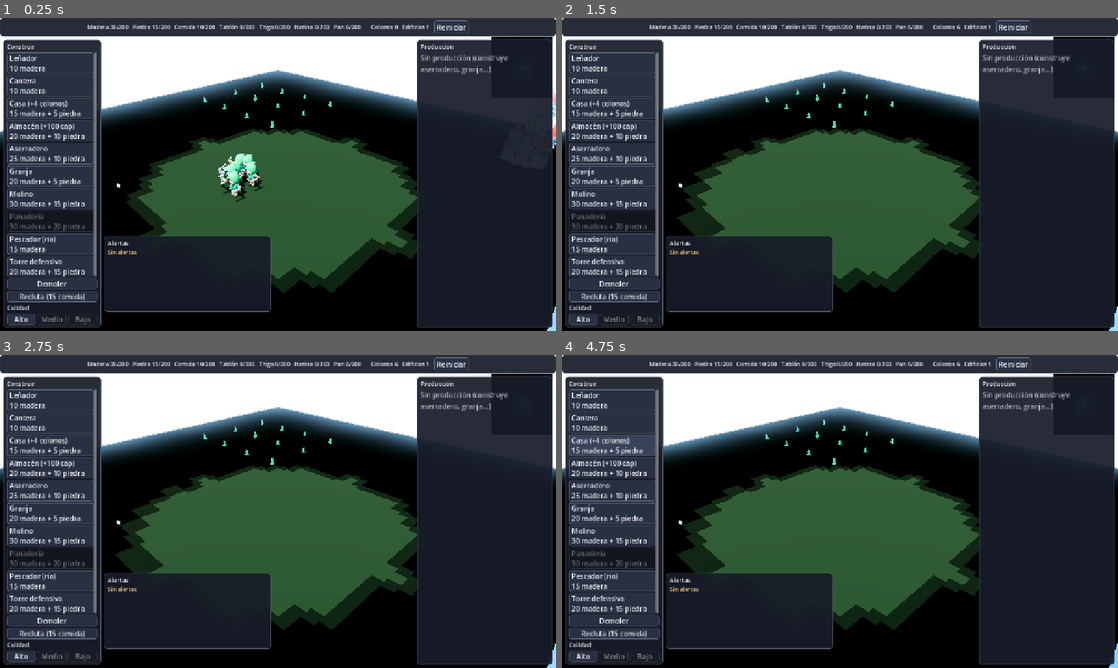
Above: before the commit, frames 1-4 (two rows, left to right).
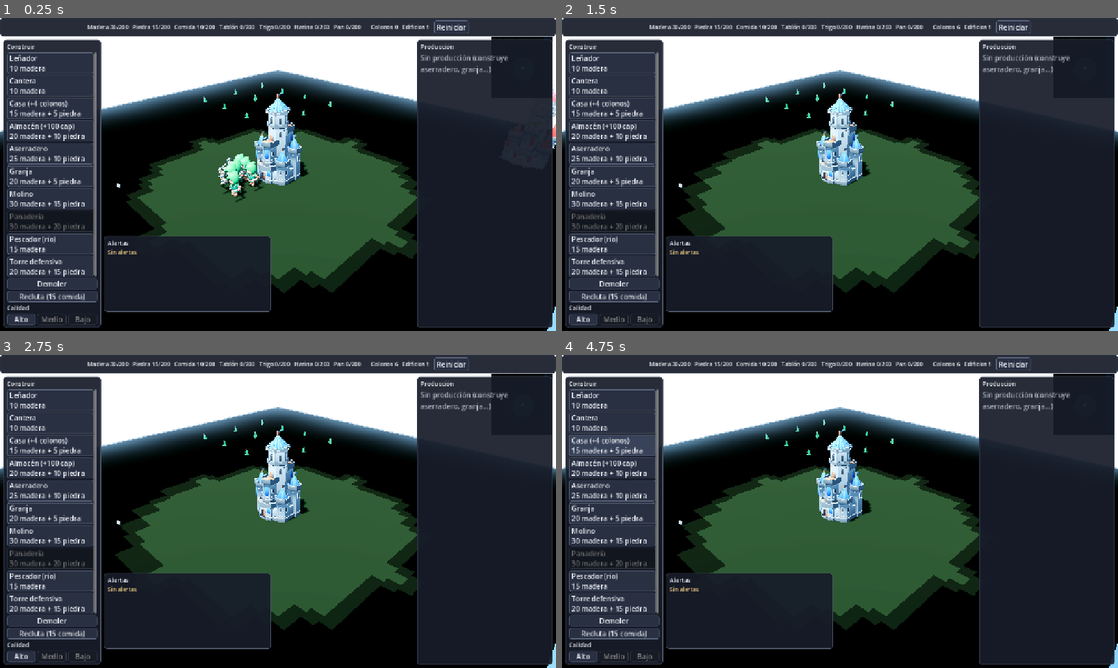
Above: after the commit, the same moments.

Repository: DilesZ/Espa-aSettlers
Game: Godot game, scene res://scenes/main.tscn
Same seed, same stepped clock (60 frames per second), same inputs: the game is played once before the commit and once after it.
Inputs:
- Up to frame 1 (0.25 s): no input
- Up to frame 2 (1.5 s): click "Reiniciar" at 0.5 s; click "Reiniciar" at 1.25 s
- Up to frame 3 (2.75 s): click "Reiniciar" at 2 s
- Up to frame 4 (4.75 s): click "Leñador 10 madera" at 2.75 s; click "Cantera 10 madera" at 3.5 s; click "Casa (+4 colonos) 15 madera +…" at 4.25 s

The runs differ from the first frame. In frame 1, 1.8% of the frame differs, in the area x 40-56%, y 24-54%; in frame 2, 1.7%; in frame 3, 1.7%; in frame 4, 1.8%.

Commit message:
fix(godot): centro visible al inicio/recargas + ambiente 16-bit con crossfade

Diff:
--- a/godot/scripts/autoload/audio_manager.gd
+++ b/godot/scripts/autoload/audio_manager.gd
@@ -66,9 +66,11 @@
 
 
 func _start_ambient() -> void:
+	if _ambient != null and is_instance_valid(_ambient):
+		return
 	_ambient = AudioStreamPlayer.new()
 	_ambient.bus = "Master"
-	_ambient.volume_db = -28.0
+	_ambient.volume_db = -36.0
 	_ambient.stream = sounds["ambient"] as AudioStreamWAV
 	add_child(_ambient)
 	_ambient.play()
@@ -76,16 +78,16 @@
 
 # --- Síntesis ---
 
-## Barrido de frecuencia con una sola forma de onda.
+## Barrido de frecuencia con una sola forma de onda (16-bit, sin siseo).
 func _sweep(wave: int, f0: float, f1: float, seconds: float) -> AudioStreamWAV:
 	var n := int(RATE * seconds)
 	var data := PackedByteArray()
-	data.resize(n)
+	data.resize(n * 2)
 	var phase := 0.0
 	for i in n:
 		var f := lerpf(f0, f1, float(i) / float(maxi(n - 1, 1)))
 		phase += f / RATE
-		data[i] = _to_byte(_wave_sample(wave, phase) * _envelope(i, n) * 0.5)
+		data.encode_s16(i * 2, _to_s16(_wave_sample(wave, phase) * _envelope(i, n) * 0.5))
 	return _to_stream(data)
 
 
@@ -93,13 +95,13 @@
 func _melody(wave: int, freqs: Array, note_seconds: float) -> AudioStreamWAV:
 	var per := int(RATE * note_seconds)
 	var data := PackedByteArray()
-	data.resize(per * freqs.size())
+	data.resize(per * freqs.size() * 2)
 	for ni in freqs.size():
 		var f := float(freqs[ni])
 		var phase := 0.0
 		for i in per:
 			phase += f / RATE
-			data[ni * per + i] = _to_byte(_wave_sample(wave, phase) * _envelope(i, per) * 0.5)
+			data.encode_s16((ni * per + i) * 2, _to_s16(_wave_sample(wave, phase) * _envelope(i, per) * 0.5))
 	return _to_stream(data)
 
 
@@ -125,37 +127,46 @@
 	return minf(a, d)
 
 
-func _to_byte(v: float) -> int:
-	return clampi(int(roundf(v * 127.0)) + 128, 0, 255)
+func _to_s16(v: float) -> int:
+	return clampi(int(roundf(v * 32767.0)), -32768, 32767)
 
 
 func _to_stream(data: PackedByteArray) -> AudioStreamWAV:
 	var s := AudioStreamWAV.new()
-	s.format = AudioStreamWAV.FORMAT_8_BITS
+	s.format = AudioStreamWAV.FORMAT_16_BITS
 	s.mix_rate = RATE
 	s.stereo = false
 	s.data = data
 	return s
 
 
-## Ruido blanco de 2 s en loop, suavizado con media móvil (lowpass aprox).
+## Viento suave: ruido 4 s en loop con crossfade de 1 s (sin clic),
+## lowpass fuerte (media de 64) y fundidos. 16-bit, volumen bajo.
 func _ambient_stream() -> AudioStreamWAV:
-	var n := RATE * 2
-	var window := 16
+	var n := RATE * 4
+	var fade := RATE * 1
+	var window := 64
+	# Señal suavizada extendida para poder fundir el final con el inicio.
+	var sm := PackedFloat32Array()
+	sm.resize(n + fade)
 	var buf := PackedFloat32Array()
-	buf.resize(n)
+	buf.resize(n + fade + window)
+	for i in n + fade + window:
+		buf[i] = randf_range(-1.0, 1.0)
+	var acc := 0.0
+	for i in n + fade:
+		acc += buf[i + window / 2]
+		if i >= window:
+			acc -= buf[i - window + window / 2]
+		sm[i] = acc / float(window)
+	var data := PackedByteArray()
+	data.resize(n * 2)
 	for i in n:
-		buf[i] = randf_range(-1.0, 1.0)
-	var data := PackedByteArray()
-	data.resize(n)
-	var acc := 0.0
-	for i in n:
-		acc += buf[i]
-		if i >= window:
-			acc -= buf[i - window]
-		var avg := acc / float(mini(i + 1, window))
-		var edge := minf(1.0, float(mini(i, n - 1 - i)) / float(RATE / 4))
-		data[i] = _to_byte(avg * edge * 0.5)
+		var v: float = sm[i]
+		if i >= n - fade:
+			var w := float(i - (n - fade)) / float(fade)
+			v = lerpf(sm[i], sm[i - (n - fade)], w)
+		data.encode_s16(i * 2, _to_s16(v * 0.22))
 	var s := _to_stream(data)
 	s.loop_mode = AudioStreamWAV.LOOP_FORWARD
 	s.loop_begin = 0
--- a/godot/scripts/world/build_manager.gd
+++ b/godot/scripts/world/build_manager.gd
@@ -25,6 +25,21 @@
 	_ghost.name = "Ghost"
 	_ghost.visible = false
 	add_child(_ghost)
+	_sync_nodes.call_deferred()
+
+
+## Crea nodos para edificios que ya existen en el estado (centro inicial,
+## recargas de escena): evita Capitales invisibles.
+func _sync_nodes() -> void:
+	for b in GameState.buildings:
+		if not (b is Dictionary):
+			continue
+		var bid := str((b as Dictionary).get("id", ""))
+		if bid == "" or _find_node(bid) != null:
+			continue
+		var node := BuildingNode.new()
+		add_child(node)
+		node.setup(b as Dictionary)
 
 
 func select_building(t: String) -> void:
Not shown, changed: godot/assets/cc0/medieval/buildings/red/hexagons_medieval.png.import
Not shown, removed: godot/assets/cc0/medieval/tiles/coast/hexagons_medieval.png.import
Not shown, changed: godot/assets/cc0/medieval/tiles/roads/hexagons_medieval.png.import
Not shown, added: Captura.PNG
Not shown, added: godot/assets/cc0/medieval/buildings/yellow/hexagons_medieval.png.import~RF18ab4f1d.TMP
